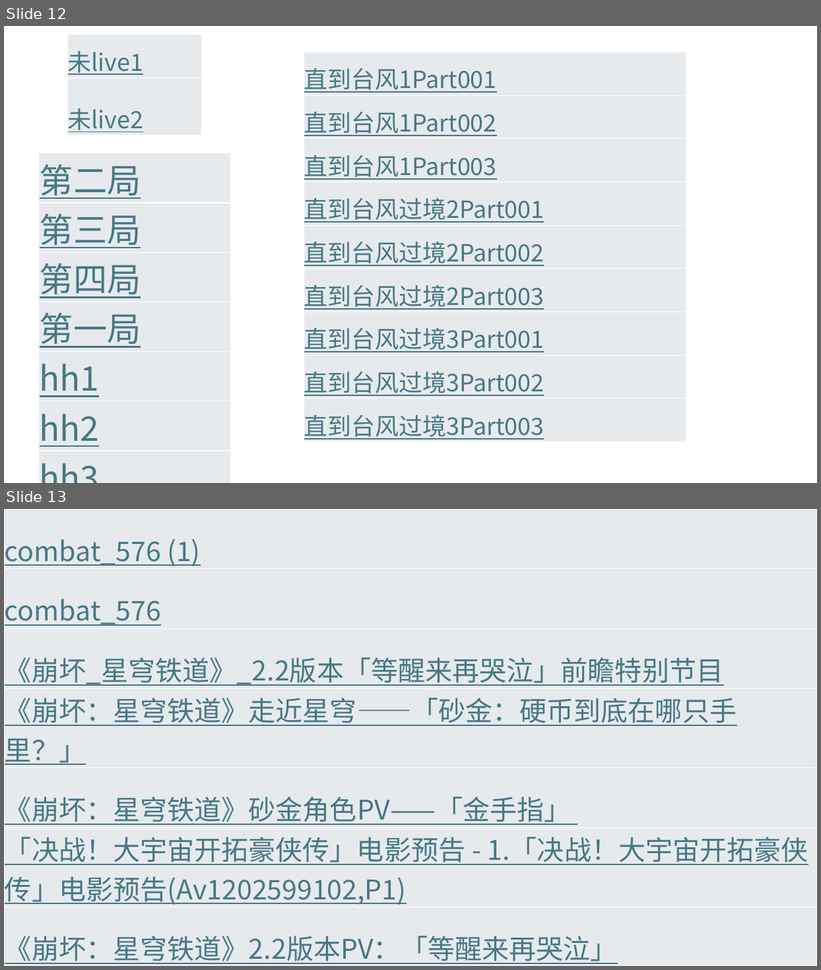
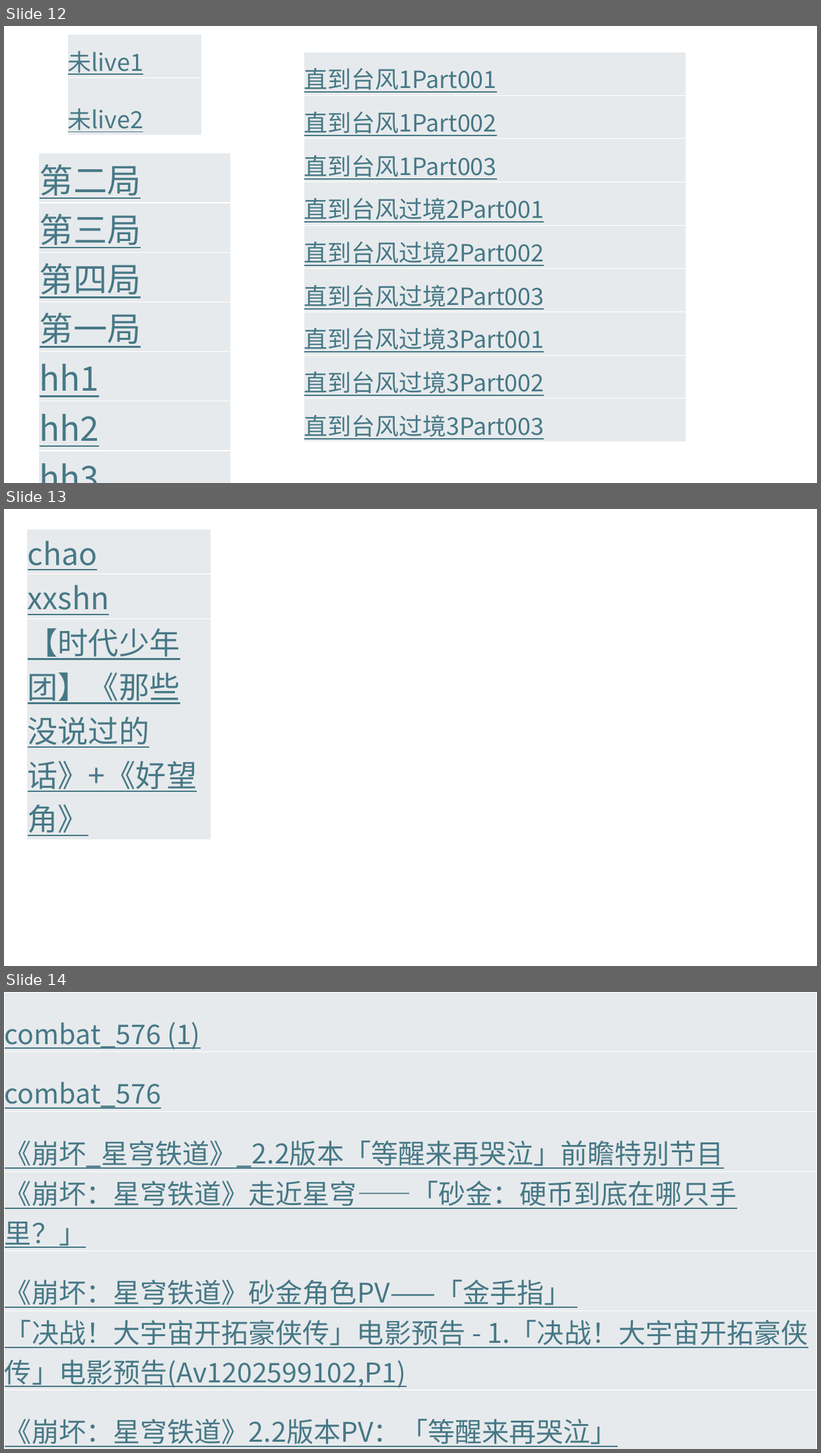
Before and after one commit to Bukehi/BukehiWeb, a slide deck: livefile/abc.pptx. Shown one above the other, each under a label of ours: slides 12 and 13 before the commit, slides 12, 13 and 14 after it. The pictures are 821x970 and 821x1453 pixels, drawn with LibreOffice and Linux fonts; fonts in the diff are those of the drawing. Boxes give left, top, right and bottom in pixels: in the first picture for what was removed or moved away, otherwise in the second. Text is boxed around its words. In the diff, an @@ line names an element or a change of style, - is before the commit and + after.

```diff
--- a/livefile/abc.pptx
+++ b/livefile/abc.pptx
@@ slide 13 added at (x1=4, y1=509, x2=817, y2=966), background #FFFFFF @@
@@ table added at (x1=26, y1=529, x2=211, y2=839), 3 rows, 1 columns @@
+chao
+xxshn
+【时代少年团】《那些没说过的话》+《好望 角》
@@ what was slide 13 is now slide 14 @@
```
Also in this commit, not shown: 1 other file.
